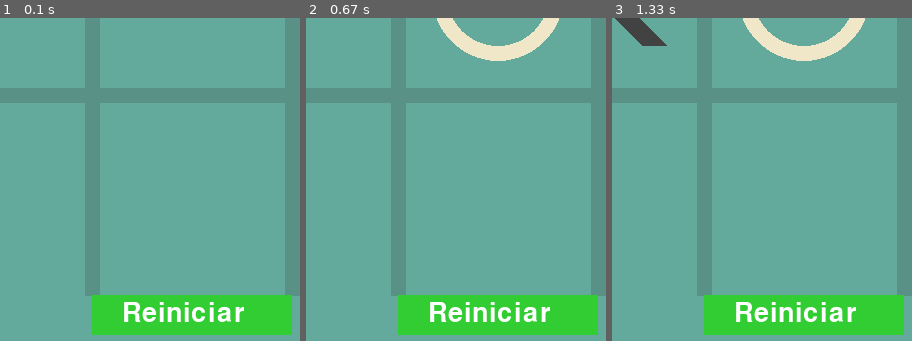
Above: before the commit, frames 1-3 (left to right).
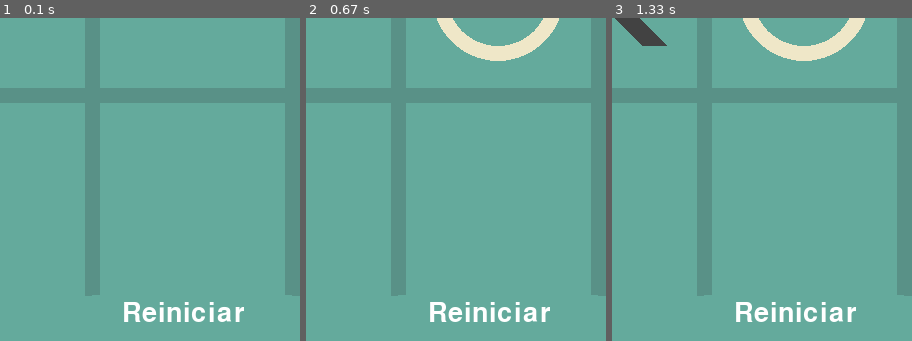
Above: after the commit, the same moments.

Repository: 10nelinn/jogodavelha_python
Game: pygame game, started from jogo_da_velha_pygame.py
The game is run twice, just before and just after one commit, with the same random seed, the same clock (stepped at 60 frames per second) and the same inputs.
Inputs (mouse positions are % of the whole screen's width and height, from its top left):
- Up to frame 1 (0.1 s): no input
- Up to frame 2 (0.67 s): click (50, 50) at 0.38 s
- Up to frame 3 (1.33 s): click (26, 51) at 0.72 s
The pictures show only the part of the screen within x 18-68%, y 50-100%; the shares and areas given below are measured in that part.

The runs differ from the first frame. In frame 1, 7.4% of the frame differs, in the area x 30-98%, y 85-99%; in frame 2, 7.4%; in frame 3, 7.4%.

Commit message:
Update jogo_da_velha_pygame.py

Diff:
--- a/jogo_da_velha_pygame.py
+++ b/jogo_da_velha_pygame.py
@@ -22,7 +22,7 @@
 LINE_COLOR = (89, 145, 135)
 CIRCLE_COLOR = (239, 231, 200)
 CROSS_COLOR = (66, 66, 66)
-BUTTON_COLOR = (50, 205, 50)
+BUTTON_COLOR = BG_COLOR  # Botão com a mesma cor do fundo
 BUTTON_TEXT_COLOR = (255, 255, 255)
 
 # Criando a tela
@@ -44,13 +44,22 @@
 
 # Função para desenhar as figuras (círculos e cruzes)
 def draw_figures():
+    # Percorre cada célula do tabuleiro para desenhar as figuras de acordo com o valor
     for row in range(BOARD_ROWS):
         for col in range(BOARD_COLS):
             if board[row][col] == 1:
-                pygame.draw.circle(screen, CIRCLE_COLOR, (int(col * SQUARE_SIZE + SQUARE_SIZE // 2), int(row * SQUARE_SIZE + SQUARE_SIZE // 2)), CIRCLE_RADIUS, CIRCLE_WIDTH)
+                pygame.draw.circle(screen, CIRCLE_COLOR,
+                                   (int(col * SQUARE_SIZE + SQUARE_SIZE // 2), int(row * SQUARE_SIZE + SQUARE_SIZE // 2)),
+                                   CIRCLE_RADIUS, CIRCLE_WIDTH)
             elif board[row][col] == 2:
-                pygame.draw.line(screen, CROSS_COLOR, (col * SQUARE_SIZE + SPACE, row * SQUARE_SIZE + SQUARE_SIZE - SPACE), (col * SQUARE_SIZE + SQUARE_SIZE - SPACE, row * SQUARE_SIZE + SPACE), CROSS_WIDTH)
-                pygame.draw.line(screen, CROSS_COLOR, (col * SQUARE_SIZE + SPACE, row * SQUARE_SIZE + SPACE), (col * SQUARE_SIZE + SQUARE_SIZE - SPACE, row * SQUARE_SIZE + SQUARE_SIZE - SPACE), CROSS_WIDTH)
+                pygame.draw.line(screen, CROSS_COLOR,
+                                 (col * SQUARE_SIZE + SPACE, row * SQUARE_SIZE + SQUARE_SIZE - SPACE),
+                                 (col * SQUARE_SIZE + SQUARE_SIZE - SPACE, row * SQUARE_SIZE + SPACE),
+                                 CROSS_WIDTH)
+                pygame.draw.line(screen, CROSS_COLOR,
+                                 (col * SQUARE_SIZE + SPACE, row * SQUARE_SIZE + SPACE),
+                                 (col * SQUARE_SIZE + SQUARE_SIZE - SPACE, row * SQUARE_SIZE + SQUARE_SIZE - SPACE),
+                                 CROSS_WIDTH)
 
 # Função para marcar uma célula
 def mark_square(row, col, player):
@@ -116,60 +125,64 @@
 
 # Função para desenhar o botão de reiniciar
 def draw_restart_button():
+    # Desenha o botão na mesma cor do fundo
     pygame.draw.rect(screen, BUTTON_COLOR, (WIDTH // 2 - 100, HEIGHT - 50, 200, 40))
     font = pygame.font.Font(None, 40)
-    text = font.render('Reiniciar', True, BUTTON_TEXT_COLOR)
-    screen.blit(text, (WIDTH // 2 - 70, HEIGHT - 45))
+    text = font.render('Reiniciar', True, BUTTON_TEXT_COLOR)  # Renderiza o texto "Reiniciar"
+    screen.blit(text, (WIDTH // 2 - 70, HEIGHT - 45))  # Desenha o texto no botão
 
 # Função para verificar se o botão de reiniciar foi clicado
 def is_restart_button_clicked(pos):
+    # Verifica se o clique está dentro das coordenadas do botão
     if WIDTH // 2 - 100 <= pos[0] <= WIDTH // 2 + 100 and HEIGHT - 50 <= pos[1] <= HEIGHT - 10:
         return True
     return False
 
 # Função para reiniciar o jogo
 def restart():
-    screen.fill(BG_COLOR)
-    draw_lines()
-    draw_restart_button()
+    screen.fill(BG_COLOR)  # Limpa a tela
+    draw_lines()  # Redesenha as linhas do tabuleiro
+    draw_restart_button()  # Redesenha o botão de reiniciar
     for row in range(BOARD_ROWS):
         for col in range(BOARD_COLS):
-            board[row][col] = 0
+            board[row][col] = 0  # Zera todas as células do tabuleiro
 
 # Desenhar as linhas iniciais e o botão de reiniciar
-draw_lines()
-draw_restart_button()
+draw_lines()  # Desenha as linhas do tabuleiro
+draw_restart_button()  # Desenha o botão de reiniciar
 
 # Inicializando variáveis de controle do jogo
-player = 1
-game_over = False
+player = 1  # Começa com o jogador 1
+game_over = False  # Indica se o jogo terminou
 
 # Loop principal do jogo
 while True:
     for event in pygame.event.get():
-        if event.type == pygame.QUIT:
+        if event.type == pygame.QUIT:  # Se o jogador fechar a janela
             pygame.quit()
             sys.exit()
 
-        if event.type == pygame.MOUSEBUTTONDOWN:
-            mouseX = event.pos[0]  # X
-            mouseY = event.pos[1]  # Y
+        if event.type == pygame.MOUSEBUTTONDOWN:  # Verifica clique do mouse
+            mouseX = event.pos[0]  # Coordenada X do clique
+            mouseY = event.pos[1]  # Coordenada Y do clique
 
+            # Verifica se o botão de reiniciar foi clicado
             if is_restart_button_clicked(event.pos):
-                restart()
-                game_over = False
-                player = 1
+                restart()  # Reinicia o jogo
+                game_over = False  # Reinicia o estado de game_over
+                player = 1  # Reinicia com o jogador 1
 
             if not game_over:
-                clicked_row = mouseY // SQUARE_SIZE
-                clicked_col = mouseX // SQUARE_SIZE
+                clicked_row = mouseY // SQUARE_SIZE  # Determina a linha clicada
+                clicked_col = mouseX // SQUARE_SIZE  # Determina a coluna clicada
 
+                # Se a célula clicada estiver disponível
                 if clicked_row < BOARD_ROWS and available_square(clicked_row, clicked_col):
-                    mark_square(clicked_row, clicked_col, player)
-                    if check_win(player):
-                        game_over = True
-                    player = 3 - player  # Alterna entre 1 e 2
+                    mark_square(clicked_row, clicked_col, player)  # Marca a célula com o jogador atual
+                    if check_win(player):  # Verifica se o jogador venceu
+                        game_over = True  # Marca o jogo como terminado
+                    player = 3 - player  # Alterna entre o jogador 1 e 2
 
-                    draw_figures()
+                    draw_figures()  # Redesenha as figuras no tabuleiro
 
-    pygame.display.update()
+    pygame.display.update()  # Atualiza a tela
